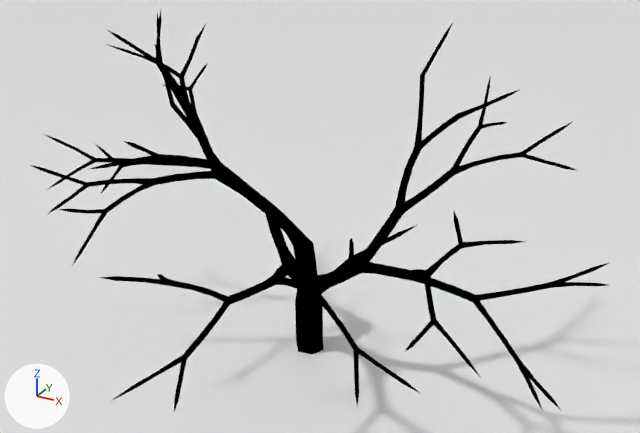
An edit to the Blender file CREA/Elements/3D/blender/tree.blend, drawn before and after from the same camera.
One viewpoint serves both versions: a 50 mm lens placed at (3.087, 0.0126, 0.1051), pointed at (3.019, 0.1361, 0.0433). Arrows for +X, +Y and +Z are at lower left; the lights stay in place.
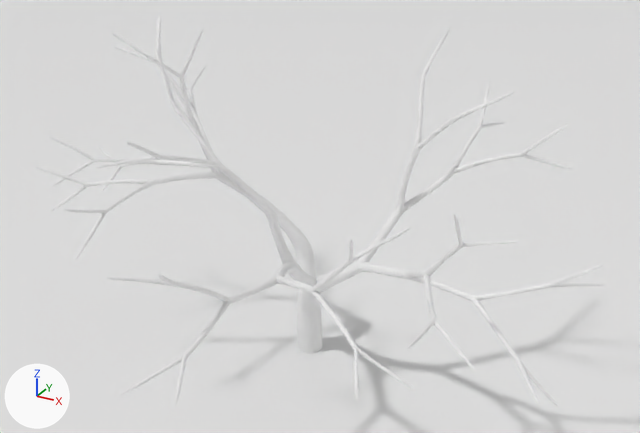
Where the change shows, as pixel boxes [x1, y1, x2, y2] in the pictures (640 x 433 px):
'polySurface193.001', recoloured, modifiers changed (black to white)
    before: [30, 11, 609, 411]
    after: [36, 14, 604, 406]

Patch to the scene script:
```diff
--- a/CREA/Elements/3D/blender/tree.blend.py
+++ b/CREA/Elements/3D/blender/tree.blend.py
@@ me_polysurface193_001 @@
 me_polysurface193_001.from_pydata(...)  # 1349 vertices, 2850 faces; spans x -287.0..309.0, y -7.0..371.0, z -138.0..325.0
-me_polysurface193_001.materials.append(mat_treesimple1shadersg_001)  # black #000000
@@ ob_polysurface193_001 @@
 ob_polysurface193_001.scale = (0.000189, 0.000189, 0.000189)
+_m = ob_polysurface193_001.modifiers.new('Subsurf', 'SUBSURF')
+_m = ob_polysurface193_001.modifiers.new('Decimate', 'DECIMATE')
+_m.ratio = 0.3
```
